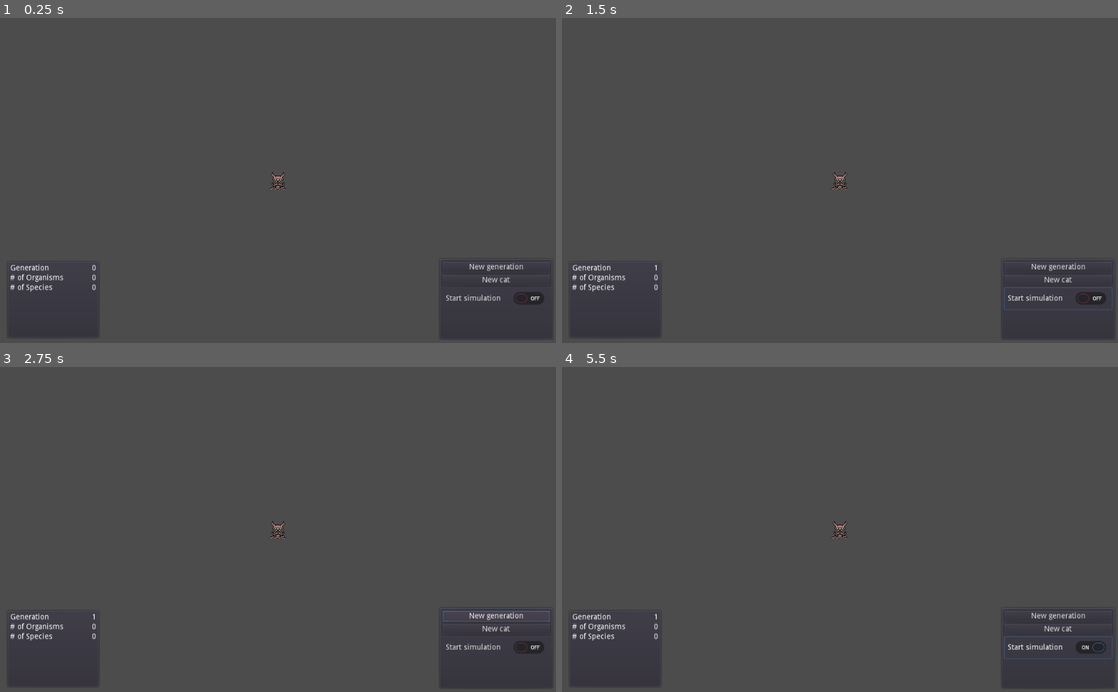
Above: before the commit, frames 1-4 (two rows, left to right).
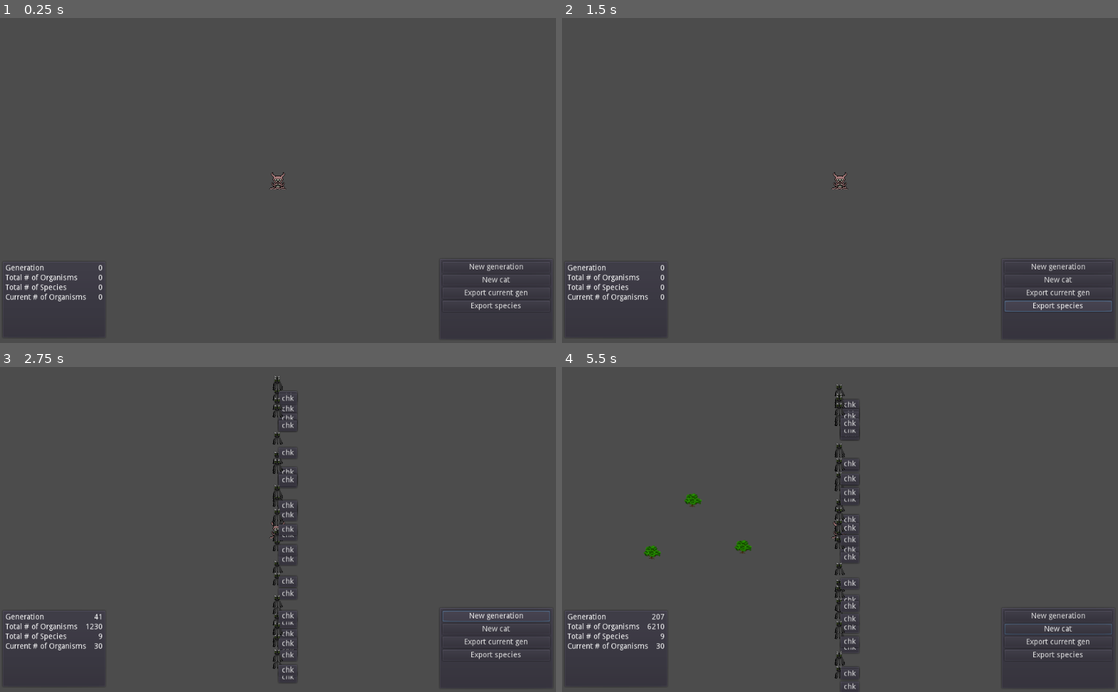
Above: after the commit, the same moments.

Repository: austincap/NEAT-Experiment
Game: Godot game, scene res://World.tscn
Two runs of this game, one before a commit and one after it. Both use one fixed random seed, a clock stepped at 60 frames per second and the inputs below. The project has no main scene, so this scene is started directly.
Inputs (mouse positions are in pixels of both pictures, inside the frame that each line leads up to):
- Up to frame 1 (0.25 s): no input
- Up to frame 2 (1.5 s): click (1056, 294) at 0.5 s, where only the run after the commit has a clickable "Export current gen"; click (1056, 307) at 1.25 s, where only the run after the commit has a clickable "Export species"
- Up to frame 3 (2.75 s): click "New generation" at 2 s
- Up to frame 4 (5.5 s): click "New generation" at 2.75 s; click "New cat" at 3.5 s; click "New cat" at 4.25 s; click (1056, 646) at 5 s, where only the run before the commit has a clickable "Start simulation"

The runs differ from the first frame. In frame 1, 0.9% of the frame differs, in the area x 1-99%, y 75-90%; in frame 2, 1.1%; in frame 3, 2.1%; in frame 4, 2.6%, in the area x 1-99%, y 5-100%.

Commit message:
all basic functionality, saving pop_array/species_array
bug: species not tracking population size until after generation evaluation

Diff:
--- a/Carnivores/Cat.gd
+++ b/Carnivores/Cat.gd
@@ -113,5 +113,9 @@
 	self.showingVNN = true
 
 func _on_WeakSpot_area_shape_entered(area_id, area, area_shape, self_shape):
-	self.score -= 3
-	die()
+	if area.is_in_group("bush"):
+		self.score += 2
+		area.get_parent().queue_free()
+	elif area.is_in_group("player"):
+		self.score -= 3
+		die()
--- a/Carnivores/Cat.tscn
+++ b/Carnivores/Cat.tscn
@@ -58,6 +58,7 @@
 autostart = true
 
 [node name="NeuroFireRetryTimer" type="Timer" parent="."]
+process_mode = 0
 wait_time = 0.1
 
 [node name="TweenNode" type="Tween" parent="."]
@@ -83,8 +84,11 @@
 "_edit_use_anchors_": false
 }
 
-[node name="WeakSpot" type="Area2D" parent="."]
-collision_mask = 0
+[node name="WeakSpot" type="Area2D" parent="." groups=[
+"cat",
+]]
+collision_layer = 2
+collision_mask = 5
 
 [node name="CollisionShape2D" type="CollisionShape2D" parent="WeakSpot"]
 position = Vector2( 0, 3 )
--- a/Plants/Bush.tscn
+++ b/Plants/Bush.tscn
@@ -1,10 +1,21 @@
 [gd_scene load_steps=3 format=2]
 
 [ext_resource path="res://Plants/bush.png" type="Texture" id=1]
-[ext_resource path="res://Plants/Bush.gd" type="Script" id=2]
+
+[sub_resource type="CircleShape2D" id=1]
+radius = 9.45026
 
 [node name="Bush" type="Node2D"]
-script = ExtResource( 2 )
 
 [node name="Sprite" type="Sprite" parent="."]
 texture = ExtResource( 1 )
+
+[node name="Area2D" type="Area2D" parent="." groups=[
+"bush",
+]]
+collision_layer = 6
+collision_mask = 0
+
+[node name="CollisionShape2D" type="CollisionShape2D" parent="Area2D"]
+position = Vector2( -2, 0 )
+shape = SubResource( 1 )
--- a/Player/Player.tscn
+++ b/Player/Player.tscn
@@ -10,6 +10,8 @@
 radius = 8.08677
 
 [node name="Player" type="KinematicBody2D"]
+collision_layer = 3
+collision_mask = 0
 script = ExtResource( 2 )
 
 [node name="Sprite" type="Sprite" parent="."]
@@ -21,6 +23,7 @@
 "player",
 ]]
 collision_layer = 3
+collision_mask = 0
 
 [node name="CollisionShape2D" type="CollisionShape2D" parent="Area2D"]
 shape = SubResource( 1 )
--- a/World.gd
+++ b/World.gd
@@ -1,5 +1,6 @@
 extends Node2D
 var Cat = preload("res://Carnivores/Cat.tscn")
+var Bush = preload("res://Plants/Bush.tscn")
 var lifetime_pop = 0
 var this_gen_pop = 0
 var generation_number = 0
@@ -7,11 +8,6 @@
 var species_array = []
 var population_array = []
 
-#var test_population_array = [
-#	{"genome":"data"},
-#	{"genome":"data"},
-#] test
-#
 var simpleStartingGenome = {
 	0:{"type":"connection", "in":1, "out":5, "weight":0.5, "innovationId":0, "enabled":true},
 	1:{"type":"connection", "in":2, "out":6, "weight":0.8, "innovationId":1, "enabled":true},
@@ -30,15 +26,16 @@
 #	{"id":0, "population":33, "avgfitness":10, "typicalgenome":{"genome":"data"}}
 #]
 
-var GENERATION_SIZE = 50
+var GENERATION_SIZE = 30
 var NUMBER_OF_RANDOM_NOVEL_ORGANISMS_PER_GENERATION = 1
-var TIMES_TO_CLONE_TOP_ORGANISM_DURING_REPRODUCTION = 5
-var innovationDictSize = 9
+var TIMES_TO_CLONE_TOP_ORGANISM_DURING_REPRODUCTION = 10
+var innovationDictSize = 14
 var MAX_HIDDEN_NEURONS = 20
+var BUSHGENERATIONRATE = 3
 var connection_weight_mutation_chance = 0.8
 var chance_of_each_weight_uniform_mutation = 0.9
 var chance_of_each_weight_randomly_mutated = 0.1
-var chance_disable_inherited_gene = 0.75
+#var chance_disable_inherited_gene = 0.75
 var chance_mutation_NO_crossover = 0.25
 var chance_interspecies_mating = 0.001
 var chance_new_neuro = 0.01
@@ -90,13 +87,6 @@
 	14:{"type":"connection", "in":1, "out":11, "weight":0.5, "innovationId":14, "enabled":true}
 }
 
-#signal based death
-func evaluate_organism(organism_genome):
-	determineWhichSpeciesToClassifyItAs(organism_genome)
-
-func _on_StartSimulation_toggled(button_pressed):
-	create_new_generation(self.GENERATION_SIZE)
-
 
 #CREATION
 func create_new_generation(gen_size):
@@ -108,8 +98,8 @@
 	if self.generation_number > 0:
 		for organism_genome in self.population_array:
 			evaluate_organism(organism_genome)
-		var sorted_genome_array = self.population_array.sort_custom(MyCustomSorter, "sort_pop_array_of_genome_objects_ascending_make_array")
-		var top_organism = sorted_genome_array[0]
+		self.population_array.sort_custom(MyCustomSorter, "sort_pop_array_of_genome_objects_ascending_make_array")
+		var top_organism = self.population_array[0]
 		var tempOrganismGenome
 		for i in range(timesClone):
 			tempOrganismGenome = cloning(top_organism)
@@ -118,7 +108,7 @@
 			tempOrganismGenome = create_new_genome_from_innovation_list()
 			tempArray.append(tempOrganismGenome)
 		for i in range(gen_size-timesClone-timesRando):
-			tempOrganismGenome = mating(sorted_genome_array[i+1], sorted_genome_array[i+2])
+			tempOrganismGenome = mating(self.population_array[i+1], self.population_array[i+2])
 			tempArray.append(tempOrganismGenome)
 	else:
 		var genome
@@ -133,19 +123,20 @@
 	self.population_array = tempArray
 	for enemy in get_tree().get_nodes_in_group("organisms"):
 		enemy.queue_free()
-	print("population_array")
-	print(self.population_array)
-	var popId = 0
+	#print("population_array")
+	#print(self.population_array)
+	self.this_gen_pop = 0
 	for genome in self.population_array:
-		create_new_organism(genome, popId)
-		popId += 1
+		create_new_organism(genome, self.this_gen_pop)
 	self.generation_number += 1
-	$"Camera2D/PanelContainer1/Container/HSplitContainer1/Label".text = str(self.generation_number)
+	$Camera2D/PanelContainer1/Container/HSplitContainer1/Label.text = str(self.generation_number)
+	$Camera2D/PanelContainer1/Container/HSplitContainer2/Label.text = str(self.lifetime_pop)
+	$Camera2D/PanelContainer1/Container/HBoxContainer/Label.text = str(self.this_gen_pop)
 	print("new generation born")
 	#print(len(self.population_array))
 
 func create_new_organism(genome, indexInPopArray):
-	genome.fitness = 0
+	genome.fitness = randf() #so it's possible to sort fitnesses that happen to be the same
 	self.this_gen_pop += 1
 	self.lifetime_pop += 1
 	var newOrganism = Cat.instance().create(genome, self.masterNeuroGenome, indexInPopArray)
@@ -154,14 +145,25 @@
 	newOrganism.connect("death", self, "_on_organism_dead")
 
 func _on_organism_dead(organismNode):
-	print("another one bites the dust")
+	print("another one bites the dust. final score: "+str(organismNode.score))
 	self.this_gen_pop -= 1
-	print(organismNode.score)
+	$Camera2D/PanelContainer1/Container/HBoxContainer/Label.text = str(self.this_gen_pop)
+	#print(organismNode.score)
 	self.population_array[organismNode.organismId]["fitness"] = organismNode.score
-	print(self.population_array)
+	#print(self.population_array)
 	organismNode.queue_free()
 	if self.this_gen_pop == 0:
 		print("CREATE NEW GEN?")
+		create_new_generation(self.GENERATION_SIZE)
+
+func createNewBush(bushesPerTimeout):
+	var i = 0
+	while i < bushesPerTimeout:
+		var newBush = Bush.instance()
+		self.add_child(newBush)
+		newBush.global_position.x = rand_range(-500, -100)
+		newBush.global_position.y = rand_range(-300, 300)
+		i += 1
 
 
 #CLASSIFICATION
@@ -206,33 +208,38 @@
 		genomeA.speciesid = 0
 		self.species_amount += 1
 		self.species_array.append(speciesInfoObject)
-		return
-	for exampleGenomeB in self.species_array:
-		tempDistance = geneticDistance(genomeA, exampleGenomeB.typicalgenome)
-		print("tempDistance="+str(tempDistance))
-		if tempDistance < 2:
-			existingSpeciesMatchFound = true
-			geneticDistancesArray.append([tempDistance, exampleGenomeB.speciesid])
-	#if not initial species but no match is found, add a new species
-	if existingSpeciesMatchFound == false:
-		self.species_amount += 1
-		var speciesInfoObject = {"speciesid":self.species_amount, "population":1, "avgfitness":genomeA.fitness, "typicalgenome":genomeA}
-		self.species_array.append(speciesInfoObject)
-		genomeA.speciesid = self.species_amount
-		return
 	else:
-		#sort to find closest match, add to species population, incorporate fitness
-		#print(geneticDistancesArray)
-		var sortedGeneticDistancesArray = geneticDistancesArray.sort_custom(MyCustomSorter, "sort_geneticDistancesArray_ascending")
-		#print(sortedGeneticDistancesArray)
-		if sortedGeneticDistancesArray != null:
-			var closestMatchSpeciesId = self.species_array[sortedGeneticDistancesArray[0][1]] #[[closest genetic distance, speciesid],[],[]]
-			var newavgfitness = closestMatchSpeciesId["avgfitness"] * closestMatchSpeciesId["population"]
-			closestMatchSpeciesId["population"] += 1
-			newavgfitness += genomeA["fitness"]
-			closestMatchSpeciesId["avgfitness"] = newavgfitness / closestMatchSpeciesId["population"]
-			genomeA["speciesid"] = closestMatchSpeciesId["speciesid"]
-		return
+		for exampleGenomeB in self.species_array:
+			tempDistance = geneticDistance(genomeA, exampleGenomeB.typicalgenome)
+			print("tempDistance="+str(tempDistance))
+			if tempDistance < 0.25:
+				existingSpeciesMatchFound = true
+				geneticDistancesArray.append([tempDistance, exampleGenomeB.speciesid])
+		#if not initial species but no match is found, add a new species
+		if existingSpeciesMatchFound == false:
+			self.species_amount += 1
+			var speciesInfoObject = {"speciesid":self.species_amount, "population":1, "avgfitness":genomeA.fitness, "typicalgenome":genomeA}
+			self.species_array.append(speciesInfoObject)
+			genomeA.speciesid = self.species_amount
+			geneticDistancesArray.append([tempDistance, genomeA.speciesid])
+			#print("genetic distances array")
+			#print(geneticDistancesArray)
+		else:
+			#sort to find closest match, add to species population, incorporate fitness
+			#print(geneticDistancesArray)
+			var sortedGeneticDistancesArray = geneticDistancesArray.sort_custom(MyCustomSorter, "sort_geneticDistancesArray_ascending")
+			#print(sortedGeneticDistancesArray)
+			if sortedGeneticDistancesArray != null:
+				var closestMatchSpeciesId = self.species_array[sortedGeneticDistancesArray[0][1]] #[[closest genetic distance, speciesid],[],[]]
+				var newavgfitness = closestMatchSpeciesId["avgfitness"] * closestMatchSpeciesId["population"]
+				closestMatchSpeciesId["population"] += 1
+				newavgfitness += genomeA["fitness"]
+				closestMatchSpeciesId["avgfitness"] = newavgfitness / closestMatchSpeciesId["population"]
+				genomeA["speciesid"] = closestMatchSpeciesId["speciesid"]
+	$Camera2D/PanelContainer1/Container/HSplitContainer3/Label.text = str(self.species_amount)
+
+func evaluate_organism(organism_genome):
+	determineWhichSpeciesToClassifyItAs(organism_genome)
 
 class MyCustomSorter:
 	static func sort_ascending(a, b):
@@ -264,8 +271,9 @@
 	#if genomeA has more elements than genomeB
 	if len(genomeA.values()) >= len(genomeB.values()):
 		#for each gene in genomeA
+		print(genomeA)
 		for i in genomeA:
-			if i != "fitness" and i != "speciesid":
+			if str(i) != "fitness" and str(i) != "speciesid":
 				#if a matching innovationId can be found in genomeB
 				if genomeB.has(i):
 					newGenome[i] = genomeA[i]
@@ -281,7 +289,7 @@
 		mutate_random_weight(newGenome)
 	else:
 		for i in genomeB:
-			if i != "fitness" and i != "speciesid":
+			if str(i) != "fitness" and str(i) != "speciesid":
 				if genomeA.has(i):
 					newGenome[i] = genomeB[i]
 				else:
@@ -306,12 +314,12 @@
 	var totalInnovations = len(self.masterInnovationList)
 	randomize()
 	var sizeOfNewGenome = int(rand_range(8+totalInnovations/3, totalInnovations))
-	print(sizeOfNewGenome)
+	#print(sizeOfNewGenome)
 	while i < sizeOfNewGenome:
 		innovationIdToPick = randi()%(totalInnovations)
 		#if random innovationId hasn't already been added
 		if newGenome.has(innovationIdToPick) == false:
-			print(innovationIdToPick)
+			#print(innovationIdToPick)
 			newGenome[innovationIdToPick] = self.masterInnovationList[innovationIdToPick]
 			i += 1
 	return newGenome
@@ -324,7 +332,7 @@
 			randomize_tweak_weight(gene)
 		else:
 			randomize_set_weight(gene)
-	print(gene)
+	#print(gene)
 
 func randomize_set_weight(gene):
 	if gene["weight"] != null:
@@ -423,5 +431,25 @@
 		print("no connection added")
 
 
+#SIGNALS FROM THIS SCENE
 func _on_NewGeneration_pressed():
 	create_new_generation(self.GENERATION_SIZE)
+
+func _on_BushGenTimer_timeout():
+	createNewBush(self.BUSHGENERATIONRATE)
+
+func _on_ExportCurrentGen_pressed():
+	var file = File.new()
+	if file.open("res://saved_pop_array_"+str(OS.get_ticks_msec())+".json", File.WRITE) != 0:
+		print("Error opening file")
+		return
+	file.store_line(to_json(self.population_array))
+	file.close()
+
+func _on_ExportCurrentSpeciesArray_pressed():
+	var file = File.new()
+	if file.open("res://saved_species_array_"+str(OS.get_ticks_msec())+".json", File.WRITE) != 0:
+		print("Error opening file")
+		return
+	file.store_line(to_json(self.species_array))
+	file.close()
--- a/World.tscn
+++ b/World.tscn
@@ -10,10 +10,10 @@
 [node name="Camera2D" type="Camera2D" parent="."]
 
 [node name="PanelContainer1" type="PanelContainer" parent="Camera2D"]
-margin_left = -499.629
-margin_top = 147.629
-margin_right = -327.629
-margin_bottom = 291.629
+margin_left = -509.0
+margin_top = 148.0
+margin_right = -316.0
+margin_bottom = 292.0
 __meta__ = {
 "_edit_use_anchors_": false
 }
@@ -21,11 +21,11 @@
 [node name="Container" type="VBoxContainer" parent="Camera2D/PanelContainer1"]
 margin_left = 7.0
 margin_top = 7.0
-margin_right = 165.0
+margin_right = 186.0
 margin_bottom = 137.0
 
 [node name="HSplitContainer1" type="HSplitContainer" parent="Camera2D/PanelContainer1/Container"]
-margin_right = 158.0
+margin_right = 179.0
 margin_bottom = 14.0
 
 [node name="Generation" type="Label" parent="Camera2D/PanelContainer1/Container/HSplitContainer1"]
@@ -36,7 +36,7 @@
 
 [node name="Label" type="Label" parent="Camera2D/PanelContainer1/Container/HSplitContainer1"]
 margin_left = 83.0
-margin_right = 158.0
+margin_right = 179.0
 margin_bottom = 14.0
 text = "0"
 align = 2
@@ -46,18 +46,18 @@
 
 [node name="HSplitContainer2" type="HSplitContainer" parent="Camera2D/PanelContainer1/Container"]
 margin_top = 18.0
-margin_right = 158.0
+margin_right = 179.0
 margin_bottom = 32.0
 
-[node name="# of Organisms" type="Label" parent="Camera2D/PanelContainer1/Container/HSplitContainer2"]
-margin_right = 98.0
+[node name="Total # of Organisms" type="Label" parent="Camera2D/PanelContainer1/Container/HSplitContainer2"]
+margin_right = 133.0
 margin_bottom = 14.0
-text = "# of Organisms"
+text = "Total # of Organisms"
 valign = 1
 
 [node name="Label" type="Label" parent="Camera2D/PanelContainer1/Container/HSplitContainer2"]
-margin_left = 110.0
-margin_right = 158.0
+margin_left = 145.0
+margin_right = 179.0
 margin_bottom = 14.0
 text = "0"
 align = 2
@@ -67,24 +67,41 @@
 
 [node name="HSplitContainer3" type="HSplitContainer" parent="Camera2D/PanelContainer1/Container"]
 margin_top = 36.0
-margin_right = 158.0
+margin_right = 179.0
 margin_bottom = 50.0
 
-[node name="# of Species" type="Label" parent="Camera2D/PanelContainer1/Container/HSplitContainer3"]
-margin_right = 78.0
+[node name="Total # of Species" type="Label" parent="Camera2D/PanelContainer1/Container/HSplitContainer3"]
+margin_right = 113.0
 margin_bottom = 14.0
-text = "# of Species"
+text = "Total # of Species"
 valign = 1
 
 [node name="Label" type="Label" parent="Camera2D/PanelContainer1/Container/HSplitContainer3"]
-margin_left = 90.0
-margin_right = 158.0
+margin_left = 125.0
+margin_right = 179.0
 margin_bottom = 14.0
 text = "0"
 align = 2
 __meta__ = {
 "_edit_use_anchors_": false
 }
+
+[node name="HBoxContainer" type="HSplitContainer" parent="Camera2D/PanelContainer1/Container"]
+margin_top = 54.0
+margin_right = 179.0
+margin_bottom = 68.0
+
+[node name="Current # of Organisms" type="Label" parent="Camera2D/PanelContainer1/Container/HBoxContainer"]
+margin_right = 149.0
+margin_bottom = 14.0
+text = "Current # of Organisms"
+
+[node name="Label" type="Label" parent="Camera2D/PanelContainer1/Container/HBoxContainer"]
+margin_left = 161.0
+margin_right = 179.0
+margin_bottom = 14.0
+text = "0"
+align = 2
 
 [node name="PanelContainer2" type="PanelContainer" parent="Camera2D"]
 margin_left = 296.0
@@ -113,11 +130,17 @@
 margin_bottom = 44.0
 text = "New cat"
 
-[node name="StartSimulation" type="CheckButton" parent="Camera2D/PanelContainer2/VBoxContainer"]
+[node name="ExportCurrentGen" type="Button" parent="Camera2D/PanelContainer2/VBoxContainer"]
 margin_top = 48.0
 margin_right = 198.0
-margin_bottom = 88.0
-text = "Start simulation"
+margin_bottom = 68.0
+text = "Export current gen"
+
+[node name="ExportCurrentSpeciesArray" type="Button" parent="Camera2D/PanelContainer2/VBoxContainer"]
+margin_top = 72.0
+margin_right = 198.0
+margin_bottom = 92.0
+text = "Export species"
 
 [node name="Player" parent="Camera2D" groups=[
 "player",
@@ -126,5 +149,13 @@
 [node name="VisualNeuralNet" parent="Camera2D/Player" instance=ExtResource( 3 )]
 visible = false
 position = Vector2( 1.46954, -2.45325 )
+
+[node name="BushGenTimer" type="Timer" parent="."]
+process_priority = 6
+process_mode = 0
+wait_time = 3.0
+autostart = true
 [connection signal="pressed" from="Camera2D/PanelContainer2/VBoxContainer/NewGeneration" to="." method="_on_NewGeneration_pressed"]
-[connection signal="toggled" from="Camera2D/PanelContainer2/VBoxContainer/StartSimulation" to="." method="_on_StartSimulation_toggled"]
+[connection signal="pressed" from="Camera2D/PanelContainer2/VBoxContainer/ExportCurrentGen" to="." method="_on_ExportCurrentGen_pressed"]
+[connection signal="pressed" from="Camera2D/PanelContainer2/VBoxContainer/ExportCurrentSpeciesArray" to="." method="_on_ExportCurrentSpeciesArray_pressed"]
+[connection signal="timeout" from="BushGenTimer" to="." method="_on_BushGenTimer_timeout"]
